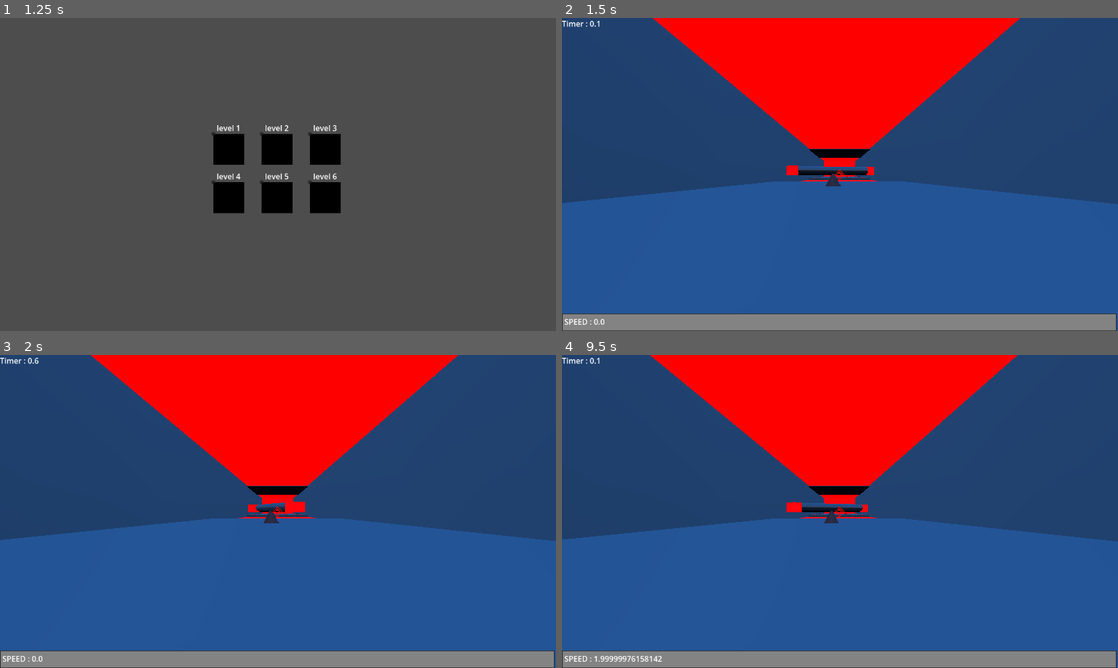
Above: before the commit, frames 1-4 (two rows, left to right).
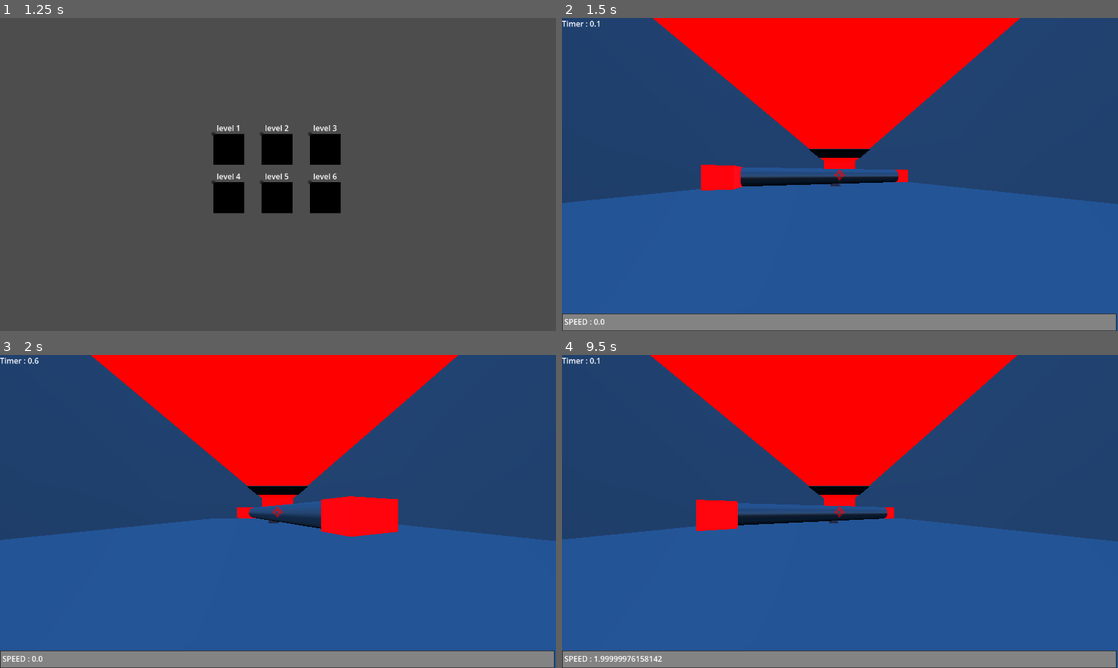
Above: after the commit, the same moments.

Repository: Lilianbazantay/Speed4Need
Game: Godot game, scene res://scenes/MainMenu/MainMenu.tscn
Two runs of this game, one before a commit and one after it. Both use one fixed random seed, a clock stepped at 60 frames per second and the inputs below. The engine's default icon, where the game draws it, is replaced by a stand-in: a white triangle on a blue panel in a dark square.
Inputs (mouse positions are in pixels of both pictures, inside the frame that each line leads up to):
- Up to frame 1 (1.25 s): click "PLAY" at 0.5 s
- Up to frame 2 (1.5 s): click (773, 133) at 1.27 s
- Up to frame 3 (2 s): no input
- Up to frame 4 (9.5 s): tap Enter (ui_accept) at 2, 5, 5.75, 8.75 s; move the mouse to (867, 511) at 2.02 s; hold Ctrl (crouch) 2.03-2.78 s; hold W (move_forward) 2.03-7.25 s; tap Space (jump) at 2.27, 3.02, 4.52, 5.27, 6.02, 9.02 s; move the mouse to (812, 511) at 2.77 s; tap E (grapple) at 2.85, 4.35, 5.85, 8.85 s; move the mouse to (851, 505) at 3.52 s; hold Ctrl (crouch) 3.53-4.28 s; move the mouse to (834, 517) at 4.27 s; move the mouse to (878, 514) at 5.02 s; hold Ctrl (crouch) 5.03-5.78 s; move the mouse to (795, 508) at 5.77 s; move the mouse to (845, 511) at 6.52 s; hold Ctrl (crouch) 6.53-7.25 s; click "BACK TO MAIN MENU" at 7.25 s; click "PLAY" at 8 s; move the mouse to (756, 433) at 8.77 s; hold D (move_right) from 8.78 s (still down)

Frame 1 is identical in both runs. In frame 2, 1.9% of the frame differs, in the area x 25-63%, y 46-56%; in frame 3, 2.3%, in the area x 42-72%, y 45-58%; in frame 4, 2.0%.

Commit message:
Feat: Add a spining trap to the first level

Diff:
--- a/scenes/Level/FirstLevel/FirstLevel.tscn
+++ b/scenes/Level/FirstLevel/FirstLevel.tscn
@@ -234,4 +234,4 @@
 area_mask = 2
 
 [node name="SpiningThingKill" parent="." unique_id=1206186518 instance=ExtResource("8_x836w")]
-transform = Transform3D(1, 0, 0, 0, 1, 0, 0, 0, 1, -4.2183723, 1.5, 0.596786)
+transform = Transform3D(3.0542204, 0, 0, 0, 1.9113868, 0, 0, 0, 2.04496, -4.2183723, -0.15461016, 0.3261807)
